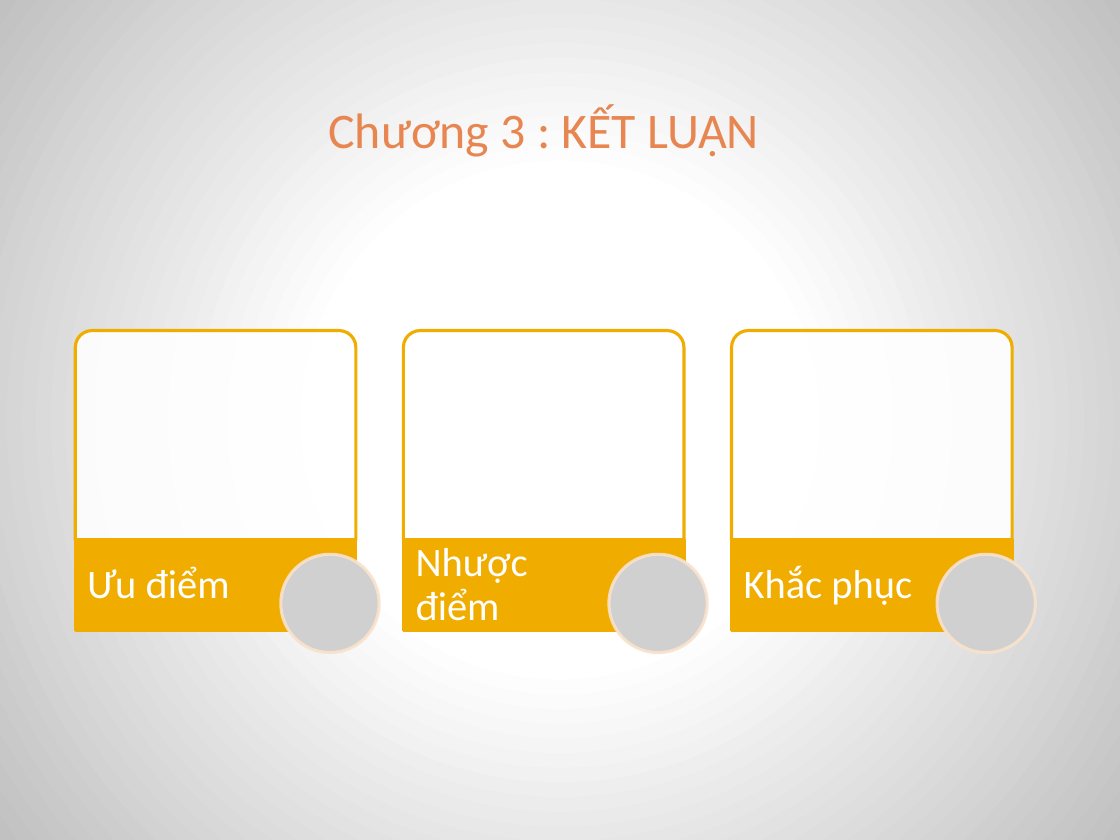
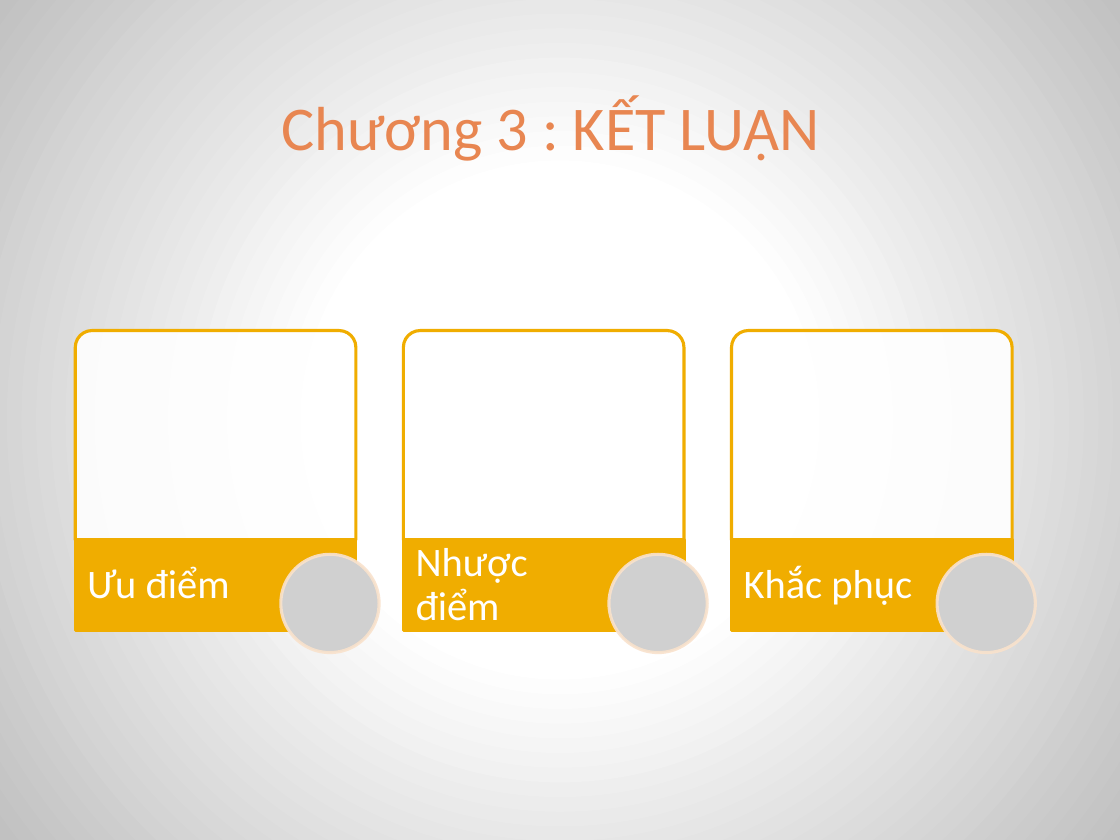
Before and after one commit to MrXiX/CARO-2-NGUOI, a slide deck: slide 22 of doancarohki1819.pptx (slide 19 before the commit). Drawn at 1120x840 pixels with LibreOffice and Linux fonts; fonts in the diff are those of the drawing; grey boxes stand for pictures. Boxes give left, top, right and bottom in pixels: in the first picture for what was removed or moved away, otherwise in the second. Text is boxed around its words. In the diff, an @@ line names an element or a change of style, - is before the commit and + after.

```diff
--- a/doancarohki1819.pptx
+++ b/doancarohki1819.pptx
@@ text "Chương 3 : KẾT LUẬN": place and size @@
-text "Chương 3 : KẾT LUẬN" at (328, 107, 759, 157)
+text "Chương 3 : KẾT LUẬN" at (282, 99, 819, 161)
@@ text "Chương 3 : KẾT LUẬN" at (282, 99, 819, 161): size 32 to 40 pt @@
```
Also in this commit, not shown: 6 other slides changed, 7 slides added, 6 slides removed, 2 other files.
